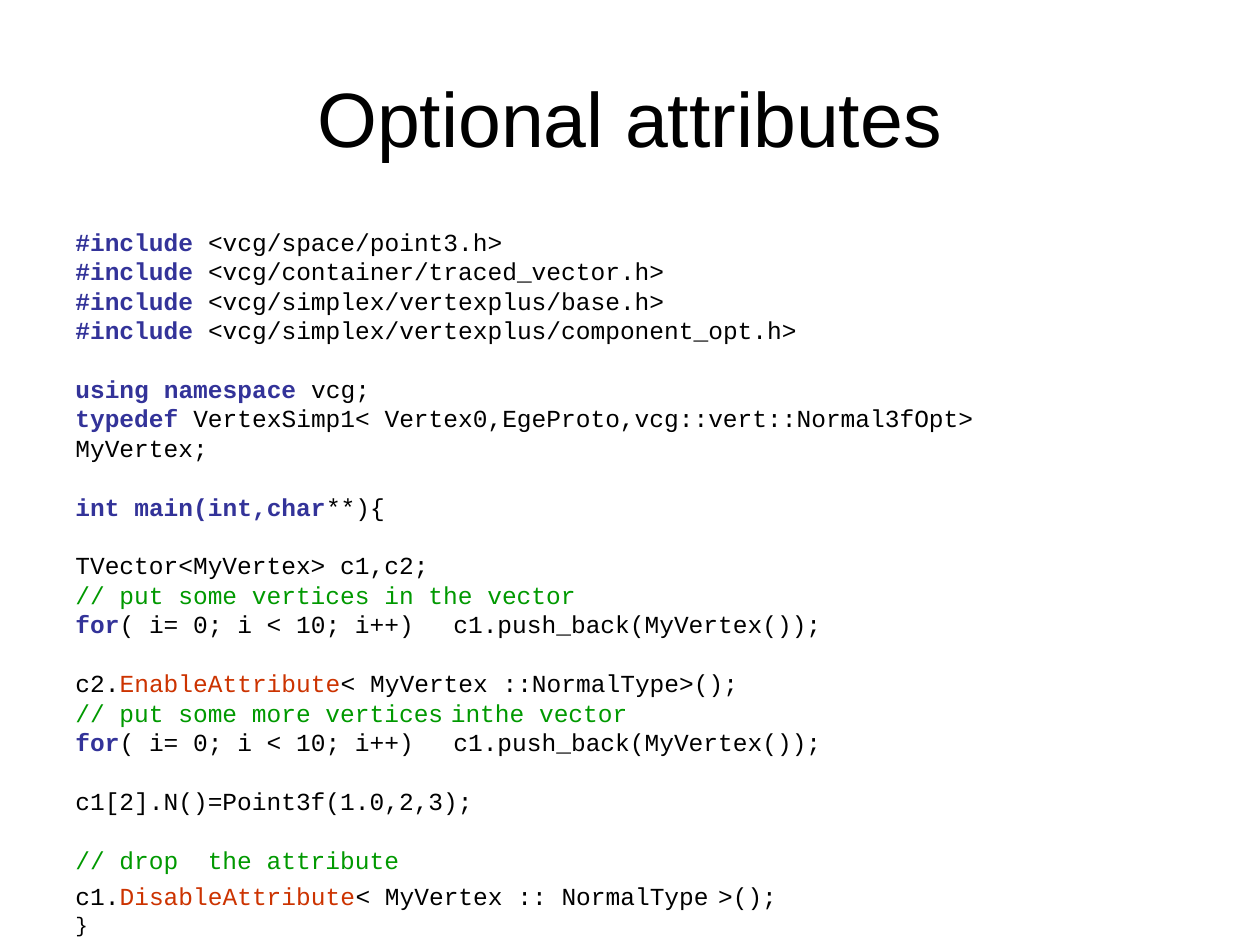
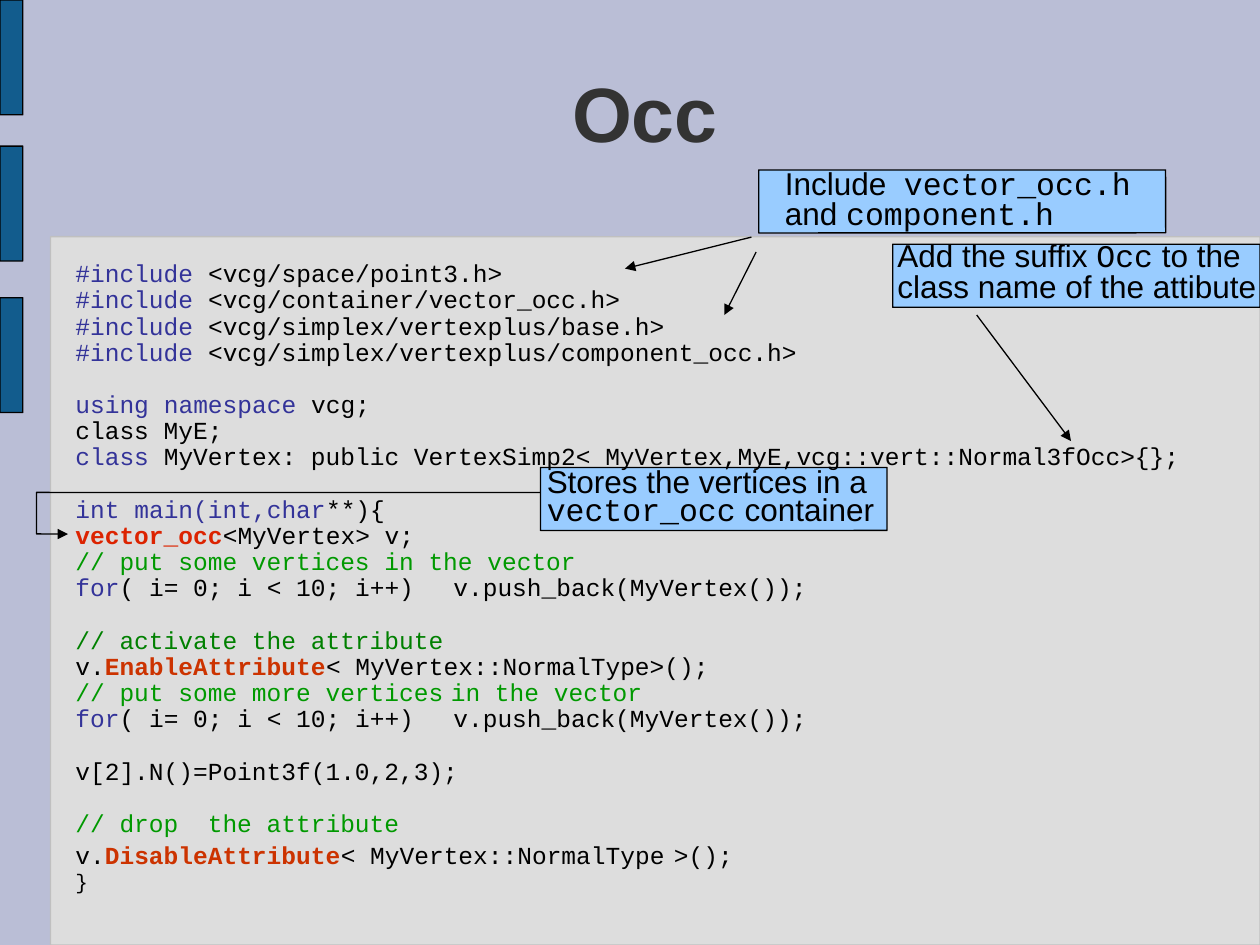
Before and after one commit to prototypable/vcglib, a slide deck: slide 14 of docs/introduction to vcg.ppt (slide 15 before the commit). Drawn at 1260x945 pixels with LibreOffice and Linux fonts; fonts in the diff are those of the drawing. Boxes give left, top, right and bottom in pixels: in the first picture for what was removed or moved away, otherwise in the second. Text is boxed around its words. In the diff, an @@ line names an element or a change of style, - is before the commit and + after.

```diff
--- a/docs/introduction to vcg.ppt
+++ b/docs/introduction to vcg.ppt
@@ background #FFFFFF to #BABED6 @@
@@ freeform shape added at (0, 0, 23, 115), fill #125C8D, outline #000000 0.74 pt @@
@@ title at (572, 88, 717, 143): text changed; text colour #000000 to #333333; bold on @@
-Optional attributes
+Occ
@@ freeform shape added at (0, 146, 23, 261), fill #125C8D, outline #000000 0.74 pt @@
@@ rounded rectangle added at (759, 170, 1166, 233), fill #99CCFF, outline #000000 0.74 pt, 18 pt, text #000000 @@
+Include vector_occ.h
+and component.h
@@ rounded rectangle added at (50, 237, 1260, 945), fill #DDDDDD, outline #C0C0C0 0.74 pt @@
@@ arrow added from (751, 237) to (625, 268), #000000 0.74 pt @@
@@ text "#include <vcg/space/point3.h>": place and size @@
-text "#include <vcg/space/point3.h>" at (75, 233, 974, 910)
+text "#include <vcg/space/point3.h>" at (75, 264, 1179, 869)
@@ text at (75, 264, 664, 837): bold off in "#include", "#include", "using namespace", "int main(int,char**){"; line spacing 1 to 0.89 @@
@@ arrow added from (756, 252) to (724, 315), #000000 0.74 pt @@
@@ rounded rectangle added at (893, 244, 1260, 307), fill #99CCFF, outline #000000 0.74 pt @@
@@ text added at (897, 242, 1256, 299), 18 pt, text #000000 @@
+Add the suffix Occ to the
+class name of the attibute
@@ freeform shape added at (0, 297, 23, 412), fill #125C8D, outline #000000 0.74 pt @@
@@ text at (75, 290, 620, 313): text changed @@
-#include <vcg/container/traced_vector.h>
+#include <vcg/container/vector_occ.h>
@@ arrow added from (976, 315) to (1071, 441), #000000 0.74 pt @@
@@ text at (75, 343, 797, 366): text changed @@
-#include <vcg/simplex/vertexplus/component_opt.h>
+#include <vcg/simplex/vertexplus/component_occ.h>
@@ text at (75, 421, 1179, 474): text changed @@
-typedef VertexSimp1< Vertex0,EgeProto,vcg::vert::Normal3fOpt> MyVertex;
+class MyE;
+class MyVertex: public VertexSimp2< MyVertex,MyE,vcg::vert::Normal3fOcc>{};
@@ rounded rectangle added at (541, 467, 887, 530), fill #99CCFF, outline #000000 0.74 pt @@
@@ text added at (547, 468, 874, 531), 18 pt, text #000000 @@
+Stores the vertices in a
+vector_occ container
@@ freeform shape added at (37, 493, 541, 534), outline #000000 0.74 pt @@
@@ text at (75, 527, 414, 549): text changed @@
-TVector<MyVertex> c1,c2;
+vector_occ<MyVertex> v;
@@ text at (75, 578, 806, 785): text changed @@
-for( i= 0; i < 10; i++) c1.push_back(MyVertex());
-c2.EnableAttribute< MyVertex ::NormalType>();
-// put some more vertices inthe vector
-for( i= 0; i < 10; i++) c1.push_back(MyVertex());
-c1[2].N()=Point3f(1.0,2,3);
+for( i= 0; i < 10; i++) v.push_back(MyVertex());
+// activate the attribute
+v.EnableAttribute< MyVertex::NormalType>();
+// put some more vertices in the vector
+for( i= 0; i < 10; i++) v.push_back(MyVertex());
+v[2].N()=Point3f(1.0,2,3);
@@ text at (75, 846, 664, 869): text changed @@
-c1.DisableAttribute< MyVertex :: NormalType >();
+v.DisableAttribute< MyVertex::NormalType >();
```
Also in this commit, not shown: 12 other slides changed, 15 slides added, 18 slides removed.
